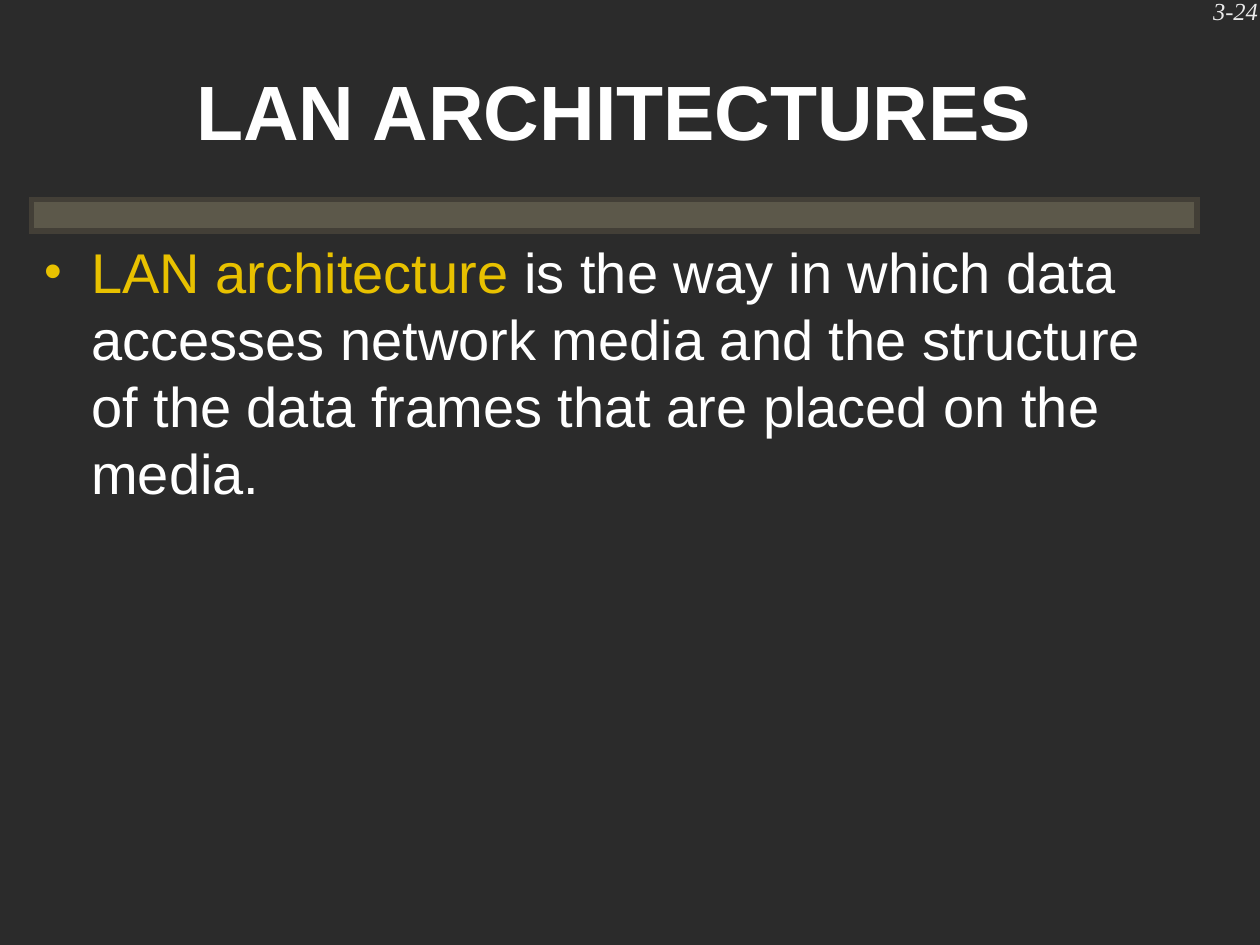
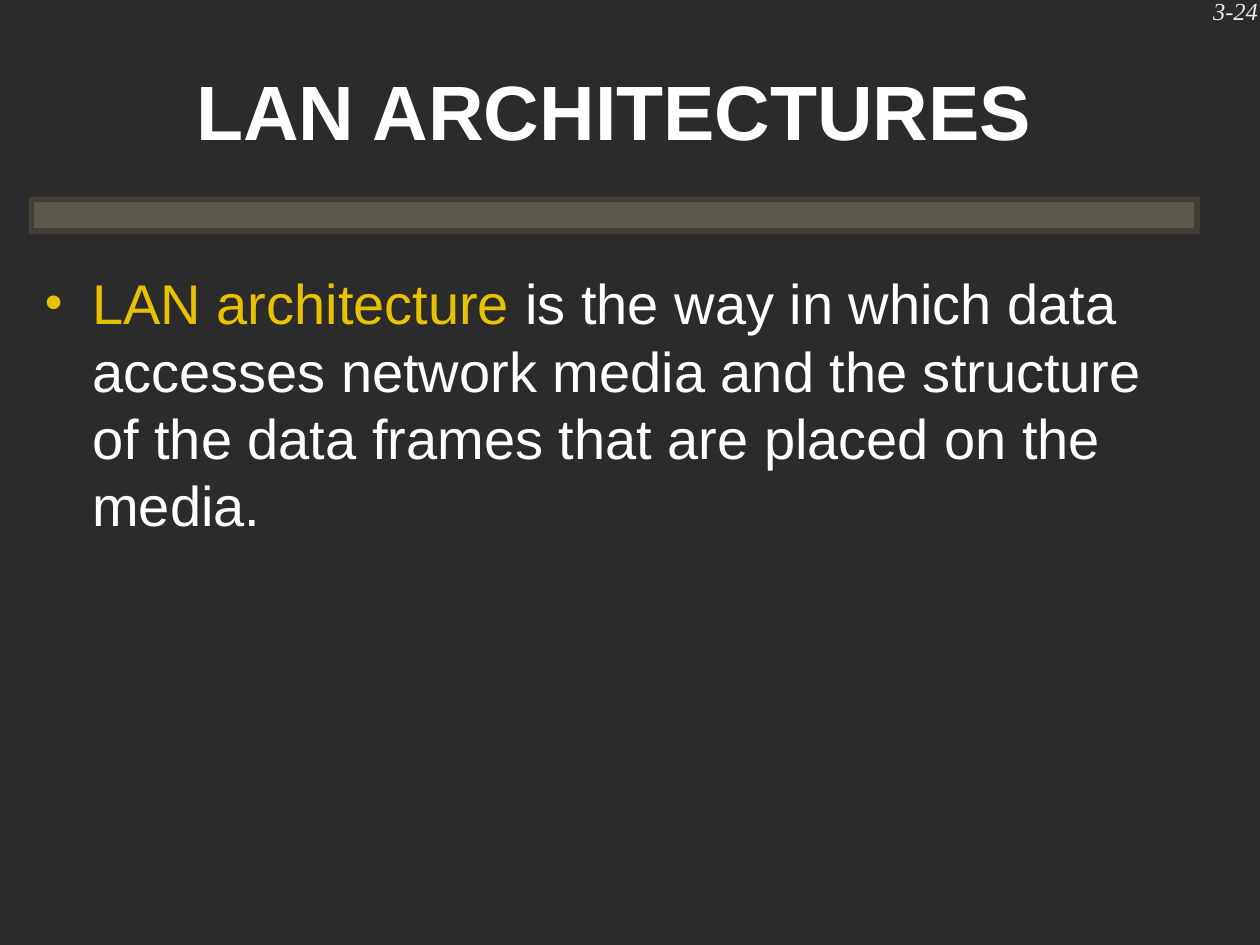
Before and after one commit to dw5450/3rd_grade_study, a slide deck: slide 24 of 네트워크 기초/Ch03.ppt. Drawn at 1260x945 pixels with LibreOffice and Linux fonts; fonts in the diff are those of the drawing; background and template pictures are left out; a plain dark background stands for a picture behind light text. Boxes give left, top, right and bottom in pixels: in the first picture for what was removed or moved away, otherwise in the second. Text is boxed around its words. In the diff, an @@ line names an element or a change of style, - is before the commit and + after.

```diff
--- a/네트워크 기초/Ch03.ppt
+++ b/네트워크 기초/Ch03.ppt
@@ text "LAN architecture is the way ...": place and size @@
-text "LAN architecture is the way ..." at box(91, 252, 1140, 495)
+text "LAN architecture is the way ..." at box(92, 283, 1141, 527)
```
Also in this commit, not shown: 1 other slide changed, 40 other files.
